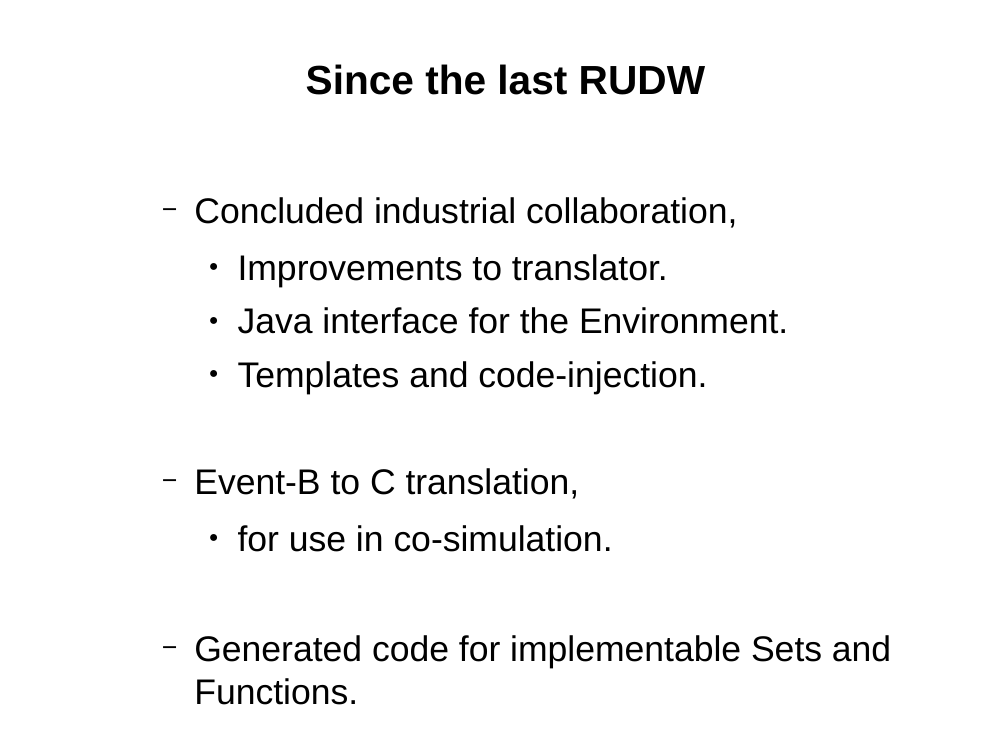
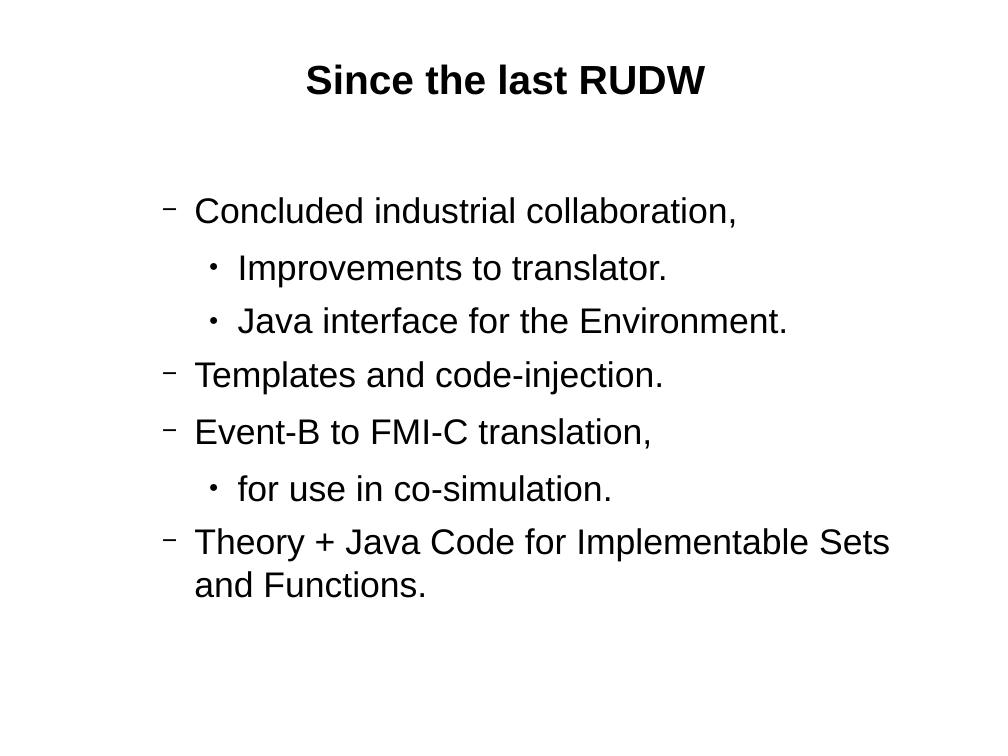
Before and after one commit to weetmuts/rodin-b-sharp-iUML_B_Utils, a slide deck: slide 2 of work/store/Writing/RUDW2014(accepted)/presentation/RUDW2014presentation.odp. Drawn at 1008x756 pixels with LibreOffice and Linux fonts; fonts in the diff are those of the drawing. Boxes give left, top, right and bottom in pixels: in the first picture for what was removed or moved away, otherwise in the second. Text is boxed around its words. In the diff, an @@ line names an element or a change of style, - is before the commit and + after.

```diff
--- a/work/store/Writing/RUDW2014(accepted)/presentation/RUDW2014presentation.odp
+++ b/work/store/Writing/RUDW2014(accepted)/presentation/RUDW2014presentation.odp
@@ text at [194, 361, 664, 394]: bullet ● to −; list level 3 to 2 in "Templates and code-injection." @@
@@ text at [194, 418, 652, 449]: text changed @@
-  − Event-B to C translation,
+  − Event-B to FMI-C translation,
@@ text at [194, 528, 890, 598]: text changed @@
-  − Generated code for implementable Sets and Functions.
+  − Theory + Java Code for Implementable Sets and Functions.
```
Also in this commit, not shown: 5 other slides changed, 1 slide added, 6 other files.
